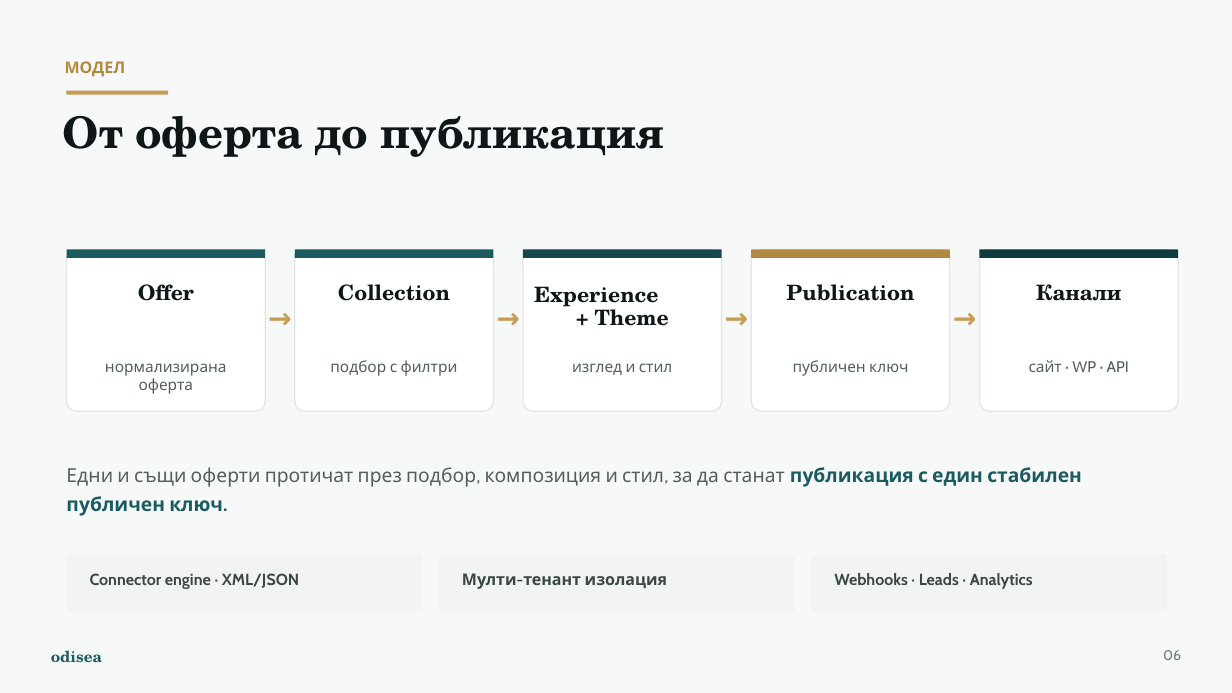
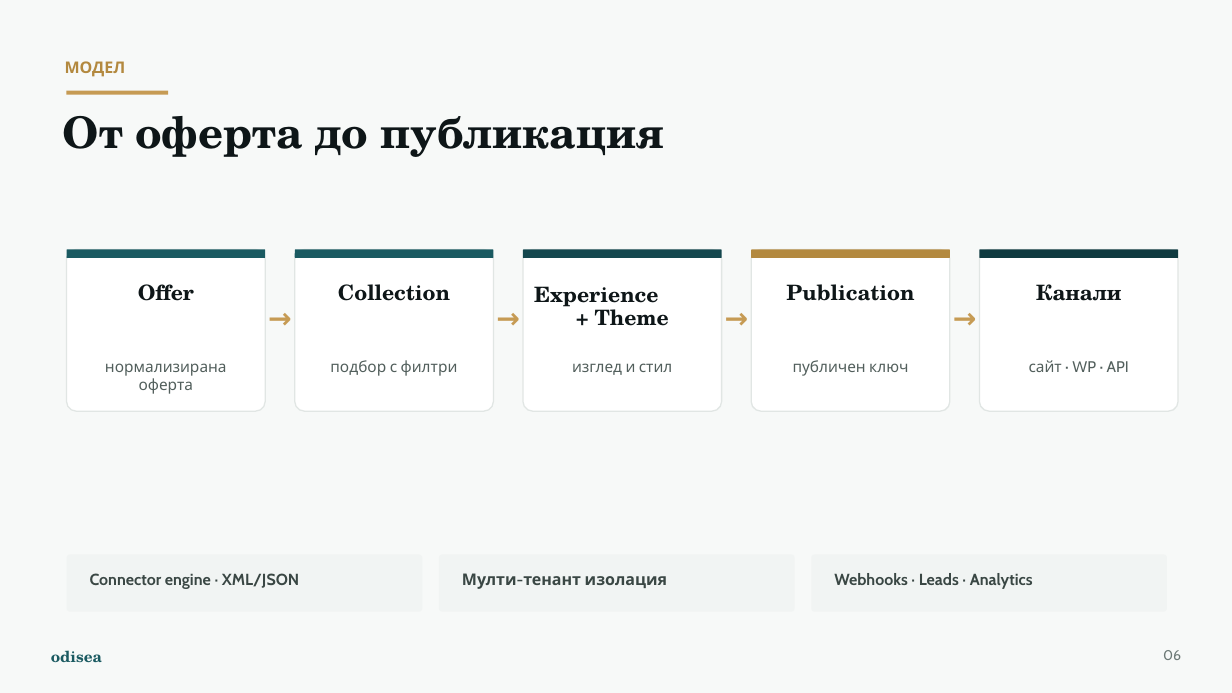
Before and after one commit to odisea-network/odisea, a slide deck: slide 12 of docs/presentation/Odisea_Prezentatsiya.pptx (slide 7 before the commit). Drawn at 1232x693 pixels with LibreOffice and Linux fonts; fonts in the diff are those of the drawing. Boxes give left, top, right and bottom in pixels: in the first picture for what was removed or moved away, otherwise in the second. Text is boxed around its words. In the diff, an @@ line names an element or a change of style, - is before the commit and + after.

```diff
--- a/docs/presentation/Odisea_Prezentatsiya.pptx
+++ b/docs/presentation/Odisea_Prezentatsiya.pptx
@@ text removed at box(66, 467, 1082, 516) @@
-Едни и същи оферти протичат през подбор, композиция и стил, за да станат публикация с един стабилен публичен ключ.
```
Also in this commit, not shown: 6 other slides changed, 1 slide removed.
